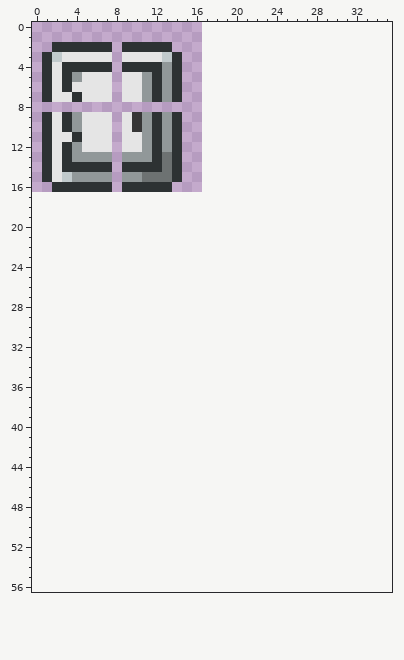
Pixel-art sprite: Content/Placeable/Tiles/冰箱.png. Above: the version before the commit.
The file is 34x34 pixels, drawn in blocks of 2x2; one block is one cell here. The old version is drawn lined up with the new one, on the new canvas.
New version:
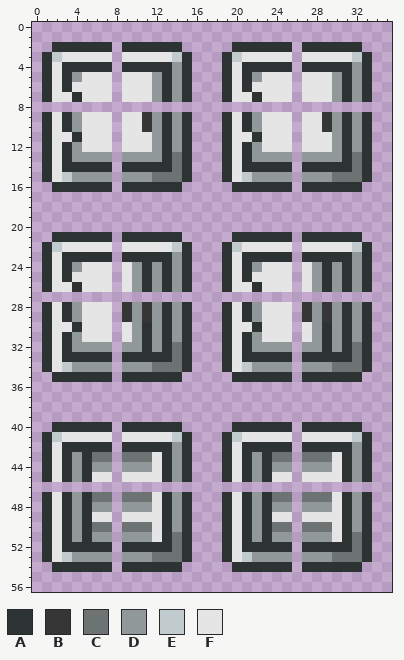
Palette (. is transparent): A #2d3233  B #363636  C #6d7272  D #919899  E #c1cacc  F #e5e5e5
The exact change:
canvas 17x17 -> 36x57
Changed rows in their new state; - is an unchanged pixel.
first column x 10:
 2 ----A-----AAAAAA-AAAAAA-
 3 ---FEA---AEFFFFF-FFFFFEA
 4 ---ADA---AFAAAAA-AAAAADA
 5 -FDADA---AFADFFF-FFFDADA
 6 -FDADA---AFAFFFF-FFFDADA
 7 -FDADA---AFFAFFF-FFFDADA
 9 FBDADA---AFADFFF-FFBDADA
10 FBDADA---AFADFFF-FFBDADA
11 -FDADA---AFFAFFF-FFFDADA
12 -FDADA---AFADFFF-FFFDADA
13 --DACA---AFADDDD-DDDDACA
14 ---ACA---AFAAAAA-AAAAACA
15 -D--CA---AFEDDDD-DDDCCCA
16 ----A-----AAAAAA-AAAAAA-
first column x 1:
21 -AAAAAA-AAAAAA-----AAAAAA-AAAAAA-
22 AEFFFFF-FFFFFEA---AEFFFFF-FFFFFEA
23 AFAAAAA-AAAAADA---AFAAAAA-AAAAADA
24 AFADFFF-FDADADA---AFADFFF-FDADADA
25 AFAFFFF-FDADADA---AFAFFFF-FDADADA
26 AFFAFFF-FDADADA---AFFAFFF-FDADADA
28 AFADFFF-BDBDADA---AFADFFF-BDBDADA
29 AFADFFF-BDBDADA---AFADFFF-BDBDADA
30 AFFAFFF-FDADADA---AFFAFFF-FDADADA
31 AFADFFF-FDADADA---AFADFFF-FDADADA
32 AFADDDD-DDADACA---AFADDDD-DDADACA
33 AFAAAAA-AAAAACA---AFAAAAA-AAAAACA
34 AFEDDDD-DDDCCCA---AFEDDDD-DDDCCCA
35 -AAAAAA-AAAAAA-----AAAAAA-AAAAAA-
first column x 1:
40 -AAAAAA-AAAAAA-----AAAAAA-AAAAAA-
41 AEFFFFF-FFFFFEA---AEFFFFF-FFFFFEA
42 AFAAAAA-AAAAADA---AFAAAAA-AAAAADA
43 AFADACC-CCCFADA---AFADACC-CCCFADA
44 AFADADD-DDDFADA---AFADADD-DDDFADA
45 AFADAFF-FFFFADA---AFADAFF-FFFFADA
47 AFADACC-CCCFADA---AFADACC-CCCFADA
48 AFADADD-DDDFADA---AFADADD-DDDFADA
49 AFADAFF-FFFFADA---AFADAFF-FFFFADA
50 AFADACC-CCCFADA---AFADACC-CCCFADA
51 AFADADD-DDDFACA---AFADADD-DDDFACA
52 AFAAAAA-AAAAACA---AFAAAAA-AAAAACA
53 AFEDDDD-DDDCCCA---AFEDDDD-DDDCCCA
54 -AAAAAA-AAAAAA-----AAAAAA-AAAAAA-
Pixel boxes of the changes (left, top, right, bottom) in both pictures:
changed: (132, 42, 372, 192)
added: (42, 232, 372, 382)
added: (42, 422, 372, 572)
